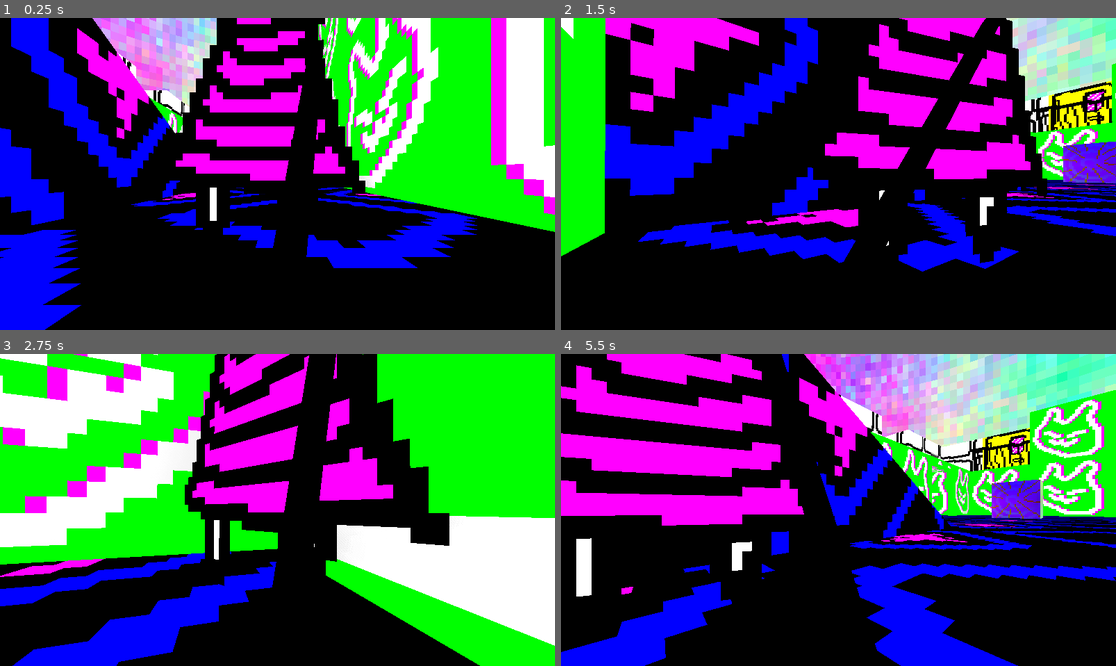
Above: before the commit, frames 1-4 (two rows, left to right).
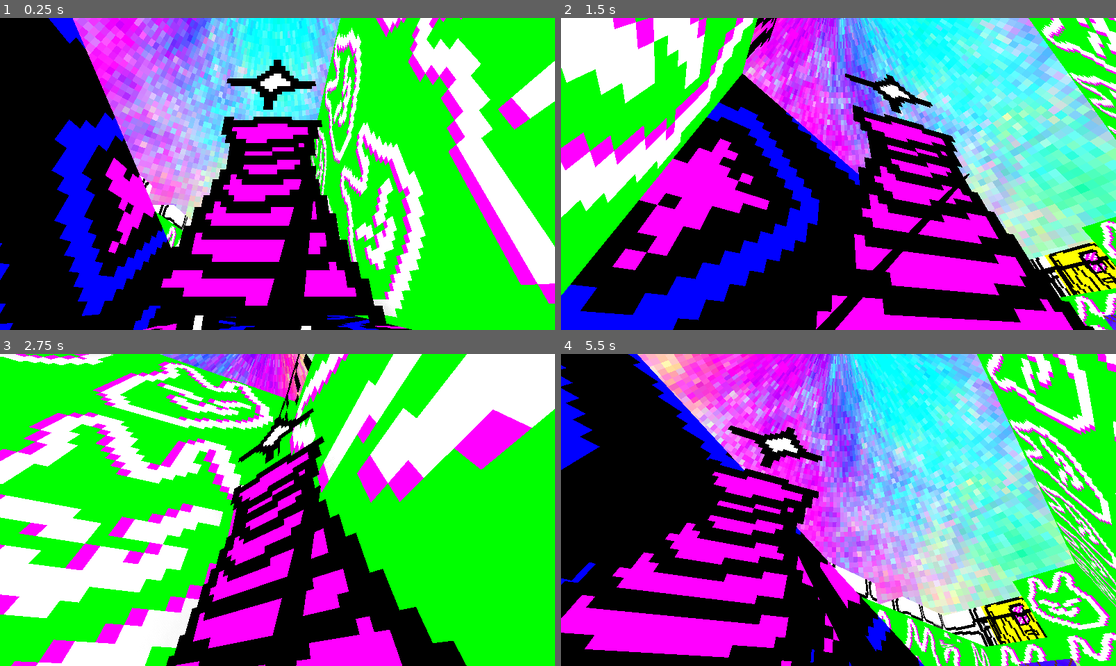
Above: after the commit, the same moments.

Repository: crittergirl/puppydream
Game: Godot game, scene res://main.tscn
The game is run twice, just before and just after one commit, with the same random seed, the same clock (stepped at 60 frames per second) and the same inputs.
Inputs:
- Up to frame 1 (0.25 s): no input
- Up to frame 2 (1.5 s): hold D (move_right) 0.53-1.28 s; hold E (pull) 0.53-1.28 s; hold S (move_back) from 1.28 s (still down); tap E (pull) at 1.35 s
- Up to frame 3 (2.75 s): release S (move_back) at 2.03 s; hold D (move_right) from 2.03 s (still down); hold E (pull) from 2.03 s (still down)
- Up to frame 4 (5.5 s): release D (move_right) at 2.78 s; release E (pull) at 2.78 s; hold W (move_forward) 2.78-3.53 s; tap E (pull) at 2.85, 4.35 s; hold E (pull) 3.53-4.28 s; hold A (move_left) 3.53-5.03 s; hold S (move_back) from 5.03 s (still down); hold E (pull) from 5.03 s (still down)

The runs differ from the first frame. In frame 1, 67% of the frame differs, in the area x 0-100%, y 0-100%; in frame 2, 71%; in frame 3, 69%; in frame 4, 76%.

Commit message:
make puppy look up at owner

Diff:
--- a/main.tscn
+++ b/main.tscn
@@ -522,12 +522,12 @@
 [node name="dialogue" parent="dream/goob" unique_id=1693157045 instance=ExtResource("14_w48qg")]
 transform = Transform3D(1, 0, 0, 0, 1, 0, 0, 0, 1, 0, 0.70000005, 0)
 modulate = Color(0, 1, 0, 1)
-text = "absolute eyesore aren't ya"
+text = "quit starin'"
 color = Color(0, 1, 0, 1)
 lines = "don't like how that guy's eyein' me
 absolute eyesore aren't ya
 quit starin'"
-idx = 1
+idx = 2
 
 [node name="look" type="Sprite3D" parent="dream" unique_id=712641277]
 transform = Transform3D(1, 0, 0, 0, 1, 0, 0, 0, 1, -5.4, 0, 3.3)
@@ -540,13 +540,12 @@
 [node name="dialogue" parent="dream/look" unique_id=559593343 instance=ExtResource("14_w48qg")]
 transform = Transform3D(1, 0, 0, 0, 1, 0, 0, 0, 1, 0, 0.70000005, 0)
 modulate = Color(1, 0, 1, 1)
-text = "...?"
 color = Color(1, 0, 1, 1)
 lines = "..
 ...
 ....
 ...?"
-idx = 3
+idx = 1
 
 [node name="look2" type="Sprite3D" parent="dream" unique_id=748282432]
 transform = Transform3D(1, 0, 0, 0, 1, 0, 0, 0, 1, -20.6, 0, 1.5)
@@ -559,12 +558,13 @@
 [node name="dialogue" parent="dream/look2" unique_id=1826785398 instance=ExtResource("14_w48qg")]
 transform = Transform3D(1, 0, 0, 0, 1, 0, 0, 0, 1, 0, 0.70000005, 0)
 modulate = Color(1, 1, 0, 1)
-text = "haii!!!"
+text = "<3"
 color = Color(1, 1, 0, 1)
 lines = "haii!!!
 hello!!!
 <3
 welcome to cloud!!!"
+idx = 2
 
 [node name="music_plaza" type="AudioStreamPlayer3D" parent="dream" unique_id=439626442]
 transform = Transform3D(1, 0, 0, 0, 1, 0, 0, 0, 1, -8, 2, 1.5)
--- a/puppy.gd
+++ b/puppy.gd
@@ -5,7 +5,7 @@
 var camera_bobbing_t := 0.0
 
 func _process(delta: float) -> void:
-	var owner_direction: Vector3 = (%owner.global_position - global_position).normalized()
+	var owner_direction: Vector3 = (%target.global_position - %camera.global_position).normalized()
 	if (-%camera.global_basis.z).angle_to(owner_direction):
 		var look_vector: Vector3 = (-%camera.global_basis.z).slerp(owner_direction, 10.0 * delta)
 		%camera.look_at(%camera.global_position + look_vector)
